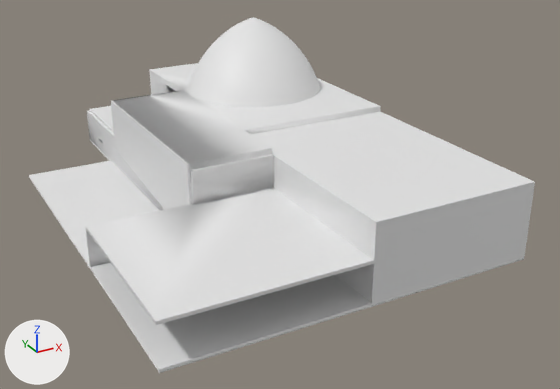
What one commit did to the FBX model MosqueProject/Assets/Meshes/mosque.fbx.
Before and after are seen from a camera (50 mm lens) standing at (-12.9, -28.1, 13.2) and looking at (1.2, -2.5, 0.4). Arrows for +X, +Y and +Z are at lower left; the lights stay in place. Materials are left out; every surface is plain grey. Where no turn or scale is listed for an object, it has been applied to the vertices. Vertices at the same position are counted once.

The scene before the commit, as lines of its bpy script (objects in view):
```python
ob_mesh1 = bpy.data.objects.new('Mesh1', me_mesh)
ob_mesh1.location = (0.0, 0.0, 0.0)
ob_mesh10 = bpy.data.objects.new('Mesh10', me_mesh_009)
ob_mesh10.location = (0.0, 0.0, 0.0)
ob_mesh11 = bpy.data.objects.new('Mesh11', me_mesh_010)
ob_mesh11.location = (0.0, 0.0, 0.0)
ob_mesh12 = bpy.data.objects.new('Mesh12', me_mesh_011)
ob_mesh12.location = (0.0, 0.0, 0.0)
ob_mesh4 = bpy.data.objects.new('Mesh4', me_mesh_003)
ob_mesh4.location = (0.0, 0.0, 0.0)
ob_mesh6 = bpy.data.objects.new('Mesh6', me_mesh_005)
ob_mesh6.location = (0.0, 0.0, 0.0)
ob_mesh9 = bpy.data.objects.new('Mesh9', me_mesh_008)
ob_mesh9.location = (0.0, 0.0, 0.0)
```
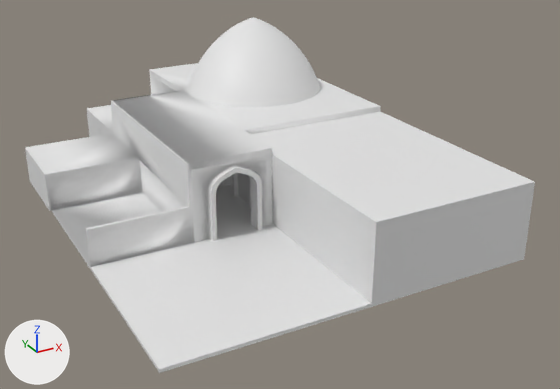
Boxes [x1, y1, x2, y2] around the edits, measured in the pictures (560 x 389 px):
'Mesh12', reshaped: before [29, 75, 535, 373]; after [25, 75, 535, 373]
'Mesh11', reshaped: before [86, 154, 374, 325]; after [91, 183, 372, 369]
'Mesh4', reshaped (not visible before): after [25, 63, 381, 207]
part 1 of me_mesh_009, cut back: before [90, 83, 272, 205]
part 3 of me_mesh_005, added: after [191, 154, 272, 242]
part 4 of me_mesh_008, deleted: before [29, 161, 160, 264]
part 5 of me_mesh_008, built on: before [91, 263, 372, 369]; after [226, 175, 233, 191]
part 6 of me_mesh_011, built on: before [29, 139, 160, 373]; after [25, 112, 194, 373]

The change, as a diff of the scene's bpy script:
```diff
--- a/MosqueProject/Assets/Meshes/mosque.fbx.py
+++ b/MosqueProject/Assets/Meshes/mosque.fbx.py
@@ me_mesh_008 @@
-me_mesh_008.from_pydata(...)  # 23 vertices, 2 faces; spans x -7.2..0.0, y -10.8..5.6, z 0.0
+me_mesh_008.from_pydata(...)  # 96 vertices, 7 faces; spans x -3.3..6.5, y -1.6..9.7, z 0.0
+# me_mesh_008 part 4: the loose piece of 4 vertices spanning x -7.2..-3.4, y -3.9..5.6, z 0.0 is deleted
+# me_mesh_008 part 5: 4 vertices moved from x -3.3..-1.1, y 4.2..4.7, z 0.0 to x -3.3..0.0, y 4.8..7.9, z 0.0; 9 vertices removed from x -7.2..0.0, y -10.8..4.7, z 0.0; 86 vertices added at x -2.9..6.5, y -1.6..9.7, z 0.0
@@ me_mesh_009 @@
-me_mesh_009.from_pydata(...)  # 350 vertices, 497 faces; spans x -3.41..6.68, y -4.05..9.15, z 1.45..3.13
+me_mesh_009.from_pydata(...)  # 50 vertices, 26 faces; spans x -7.2..-3.29, y 1.47..4.78, z -0.09..0.06
+# me_mesh_009 part 1: 350 vertices removed from x -3.41..6.68, y -4.05..9.15, z 1.45..3.13; 50 vertices added at x -7.2..-3.29, y 1.47..4.78, z -0.09..0.06
@@ me_mesh_005 @@
-me_mesh_005.from_pydata(...)  # 52 vertices, 28 faces; spans x -0.17..0.0, y -1.0..0.31, z 0.0..2.04
+me_mesh_005.from_pydata(...)  # 186 vertices, 124 faces; spans x -3.29..0.0, y -4.29..-3.69, z 0.0..2.89
+# me_mesh_005 part 3: 186 vertices added at x -3.29..0.0, y -4.29..-3.69, z 0.0..2.89
@@ me_mesh_003 @@
-me_mesh_003.from_pydata(...)  # 52 vertices, 28 faces; spans x 0.11..0.28, y -1.0..0.31, z 0.0..2.04
+me_mesh_003.from_pydata(...)  # 359 vertices, 505 faces; spans x -7.32..6.68, y -4.05..9.15, z 1.45..3.13
+# me_mesh_003 part 7: 52 vertices removed from x 0.11..0.28, y -1.0..0.31, z 0.0..2.04; 359 vertices added at x -7.32..6.68, y -4.05..9.15, z 1.45..3.13
@@ me_mesh_010 @@
-me_mesh_010.from_pydata(...)  # 18 vertices, 13 faces; spans x -7.2..0.3, y -10.8..9.0, z 1.5..2.9
+me_mesh_010.from_pydata(...)  # 22 vertices, 1 face; spans x -7.2..0.0, y -10.8..4.8, z 0.0
+# me_mesh_010 part 2: 18 vertices removed from x -7.2..0.3, y -10.8..9.0, z 1.5..2.9; 22 vertices added at x -7.2..0.0, y -10.8..4.8, z 0.0
@@ me_mesh_011 @@
-me_mesh_011.from_pydata(...)  # 4646 vertices, 6391 faces; spans x -7.2..6.6, y -10.8..10.2, z -0.1..3.1
+me_mesh_011.from_pydata(...)  # 4448 vertices, 6150 faces; spans x -7.3..6.6, y -10.8..9.7, z -0.1..3.1
+# me_mesh_011 part 6: 1 vertex moved from x -7.2, y 5.6, z -0.1 to x -7.2, y 1.3, z -0.1; 6 vertices removed from x -7.2..-3.3, y 4.1..5.6, z -0.1..1.1; 63 vertices added at x -7.3..-3.1, y -4.1..4.9, z -0.1..1.4
```
